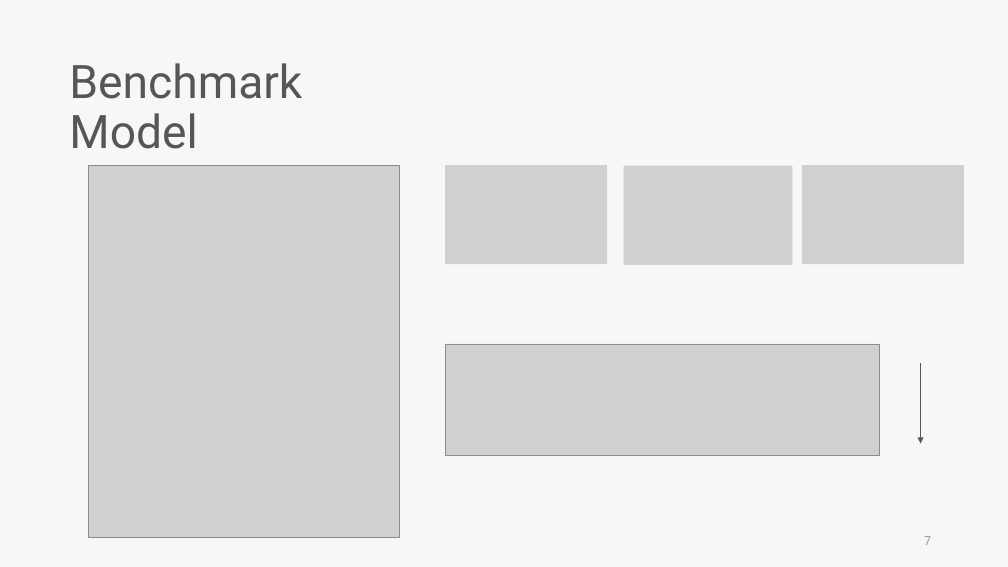
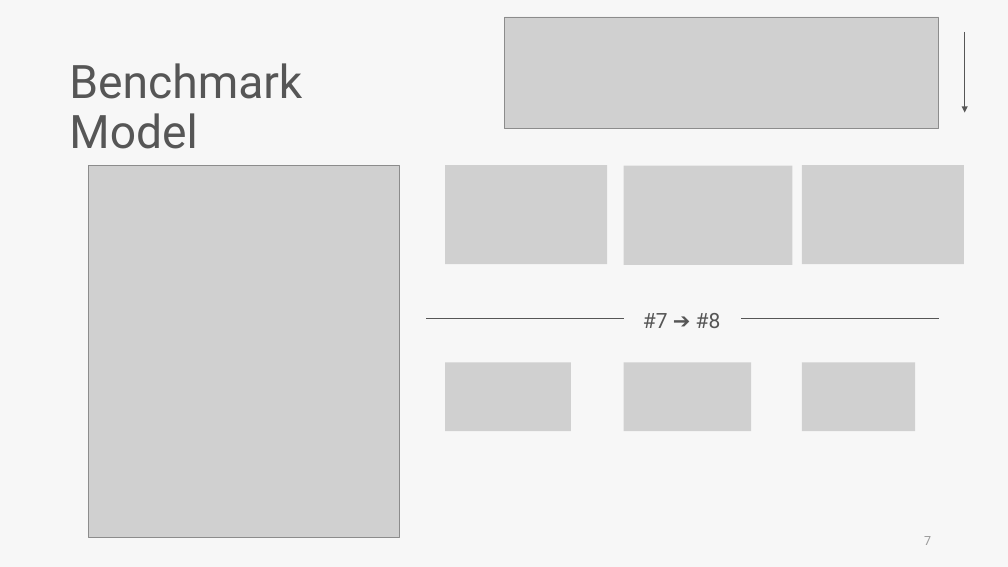
Before and after one commit to skyran1278/VbaProject, a slide deck: slide 7 of 20180126_SmartCut/Meeting/20181221 Meeting/20181221 Meeting mac.pptx. Drawn at 1008x567 pixels with LibreOffice and Linux fonts; fonts in the diff are those of the drawing; grey boxes stand for pictures. Boxes give left, top, right and bottom in pixels: in the first picture for what was removed or moved away, otherwise in the second. Text is boxed around its words. In the diff, an @@ line names an element or a change of style, - is before the commit and + after.

```diff
--- a/20180126_SmartCut/Meeting/20181221 Meeting/20181221 Meeting mac.pptx
+++ b/20180126_SmartCut/Meeting/20181221 Meeting/20181221 Meeting mac.pptx
@@ picture: place and size @@
-picture at box(445, 344, 879, 456)
+picture at box(504, 17, 938, 129)
@@ arrow moved from (921, 363) - (921, 444) to (965, 32) - (965, 113) @@
@@ line added from (426, 318) to (624, 318), #565656 0.5 pt @@
@@ text added at box(643, 313, 721, 328), 20 pt, text #565656 @@
+#7 ➔ #8
@@ line added from (741, 318) to (938, 318), #565656 0.5 pt @@
@@ picture added at box(445, 362, 571, 431) @@
@@ picture added at box(624, 363, 752, 432) @@
@@ picture added at box(802, 363, 916, 432) @@
```
Also in this commit, not shown: 3 other slides changed, 3 slides added, 1 other file.
